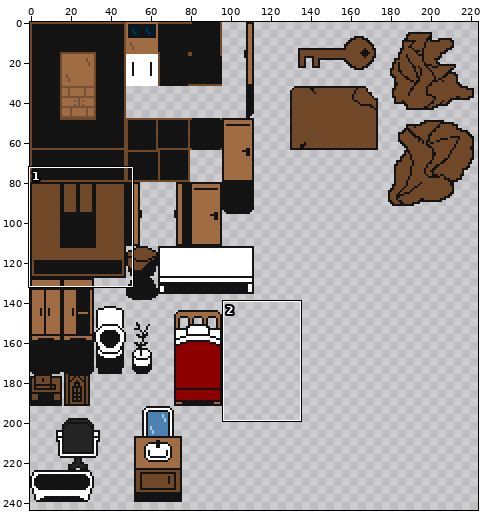
Edited in one commit: sprite sheet (assets/tilesets/tilemap_home.png). Above: a wide view before the commit, with the close-up outlined.
Close-up. First the earlier version:
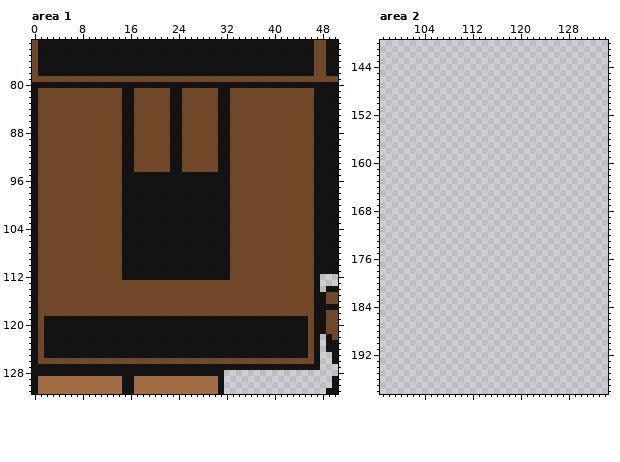
The file is 224x320 pixels. Shown: area 1: x 0..50, y 73..131; area 2: x 97..134, y 140..198. The wide view leaves out empty margins. The commit also changed other parts of the picture, which this record leaves out.
The result:
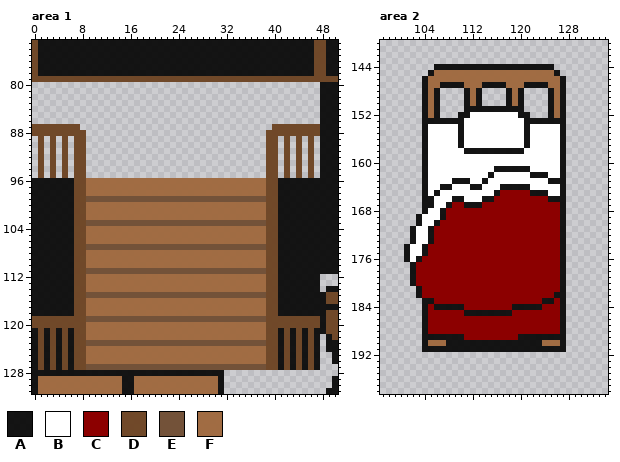
Palette (. is transparent): A #000000e6  B #ffffff  C #8c0000  D #6f4727fc  E #735239  F #a06b41fc
Changes in this commit:
Changed rows in their new state; - is an unchanged pixel.
Area 1:
first column x 0:
 80 ................................................
 81 ................................................
 82 ................................................
 83 ................................................
 84 ................................................
 85 ................................................
 86 ................................................
 87 D-------................................-------D
 88 D--------..............................--------D
 89 .-.-.-.--..............................--.-.-.-.
 90 .-.-.-.--..............................--.-.-.-.
 91 .-.-.-.--..............................--.-.-.-.
 92 .-.-.-.--..............................--.-.-.-.
 93 .-.-.-.--..............................--.-.-.-.
 94 .-.-.-.--..............................--.-.-.-.
 95 .-.-.-.--..............................--.-.-.-.
 96 -AAAAAA--FFFFFFFFFFFFFFFFFFFFFFFFFFFFFF--AAAAAA-
 97 -AAAAAA--FFFFFFFFFFFFFFFFFFFFFFFFFFFFFF--AAAAAA-
 98 -AAAAAA--FFFFFFFFFFFFFFFFFFFFFFFFFFFFFF--AAAAAA-
 99 -AAAAAA--EEEEEEEEEEEEEEEEEEEEEEEEEEEEEE--AAAAAA-
100 -AAAAAA--FFFFFFFFFFFFFFFFFFFFFFFFFFFFFF--AAAAAA-
101 -AAAAAA--FFFFFFFFFFFFFFFFFFFFFFFFFFFFFF--AAAAAA-
102 -AAAAAA--FFFFFFFFFFFFFFFFFFFFFFFFFFFFFF--AAAAAA-
103 -AAAAAA--EEEEEEEEEEEEEEEEEEEEEEEEEEEEEE--AAAAAA-
104 -AAAAAA--FFFFFFFFFFFFFFFFFFFFFFFFFFFFFF--AAAAAA-
105 -AAAAAA--FFFFFFFFFFFFFFFFFFFFFFFFFFFFFF--AAAAAA-
106 -AAAAAA--FFFFFFFFFFFFFFFFFFFFFFFFFFFFFF--AAAAAA-
107 -AAAAAA--EEEEEEEEEEEEEEEEEEEEEEEEEEEEEE--AAAAAA-
108 -AAAAAA--FFFFFFFFFFFFFFFFFFFFFFFFFFFFFF--AAAAAA-
109 -AAAAAA--FFFFFFFFFFFFFFFFFFFFFFFFFFFFFF--AAAAAA-
110 -AAAAAA--FFFFFFFFFFFFFFFFFFFFFFFFFFFFFF--AAAAAA-
111 -AAAAAA--EEEEEEEEEEEEEEEEEEEEEEEEEEEEEE--AAAAAA-
112 -AAAAAA--FFFFFFFFFFFFFFFFFFFFFFFFFFFFFF--AAAAAA-
113 -AAAAAA--FFFFFFFFFFFFFFFFFFFFFFFFFFFFFF--AAAAAA-
114 -AAAAAA--FFFFFFFFFFFFFFFFFFFFFFFFFFFFFF--AAAAAA-
115 -AAAAAA--EEEEEEEEEEEEEEEEEEEEEEEEEEEEEE--AAAAAA-
116 -AAAAAA--FFFFFFFFFFFFFFFFFFFFFFFFFFFFFF--AAAAAA-
117 -AAAAAA--FFFFFFFFFFFFFFFFFFFFFFFFFFFFFF--AAAAAA-
118 -AAAAAA--FFFFFFFFFFFFFFFFFFFFFFFFFFFFFF--AAAAAA-
119 D-DDDDDDDEEEEEEEEEEEEEEEEEEEEEEEEEEEEEEDDDDDDD-D
120 D-DDDDDDDFFFFFFFFFFFFFFFFFFFFFFFFFFFFFFDDDDDDD-D
121 ---D-D-DDFFFFFFFFFFFFFFFFFFFFFFFFFFFFFFDD-D-D---
122 ---D-D-DDFFFFFFFFFFFFFFFFFFFFFFFFFFFFFFDD-D-D---
123 ---D-D-DDEEEEEEEEEEEEEEEEEEEEEEEEEEEEEEDD-D-D---
124 ---D-D-DDFFFFFFFFFFFFFFFFFFFFFFFFFFFFFFDD-D-D---
125 ---D-D-DDFFFFFFFFFFFFFFFFFFFFFFFFFFFFFFDD-D-D---
126 --A-A-A--FFFFFFFFFFFFFFFFFFFFFFFFFFFFFF--A-A-A--
127 -D-D-D-DDEEEEEEEEEEEEEEEEEEEEEEEEEEEEEEDD-D-D-D-
Area 2:
first column x 101:
144 -----AAAAAAAAAAAAAAAAAAAA--
145 ----AFFFFFFFFFFFFFFFFFFFFA-
146 ---AFFFFFFFFFFFFFFFFFFFFFFA
147 ---AFFAAAAFFFAAAAFFFAAAAFFA
148 ---AFA----AFA----AFA----AFA
149 ---AFA----AFA----AFA----AFA
150 ---AFA----AFA----AFA----AFA
151 ---AFA----AAAAAAAAAA----AFA
152 ---AFA---AABBBBBBBBAA---AFA
153 ---AAAAAAABBBBBBBBBBAAAAAAA
154 ---ABBBBBABBBBBBBBBBABBBBBA
155 ---ABBBBBABBBBBBBBBBABBBBBA
156 ---ABBBBBABBBBBBBBBBABBBBBA
157 ---ABBBBBABBBBBBBBBBABBBBBA
158 ---ABBBBBBAAAAAAAAAABBBBBBA
159 ---ABBBBBBBBBBBBBBBBBBBBBBA
160 ---ABBBBBBBBBBBBBBBBBBBBBBA
161 ---ABBBBBBBBBBBAAAAAABBBBBA
162 ---ABBBBBBBBBBABBBBBBAAABBA
163 ---ABBBBAAABBABBBBBBBBBBAAA
164 ---ABBAABBBAABBBAAAAABBBBBA
165 ---ABABBBBBBBBBACCCCCAAABBA
166 ---AABBBAABBBAACCCCCCCCCAAA
167 ---AABBACCAAACCCCCCCCCCCCCA
168 ---ABBACCCCCCCCCCCCCCCCCCCA
169 --ABBBACCCCCCCCCCCCCCCCCCCA
170 --ABBACCCCCCCCCCCCCCCCCCCCA
171 -ABBACCCCCCCCCCCCCCCCCCCCCA
172 -ABBACCCCCCCCCCCCCCCCCCCCCA
173 -ABBACCCCCCCCCCCCCCCCCCCCCA
174 ABBACCCCCCCCCCCCCCCCCCCCCCA
175 ABBACCCCCCCCCCCCCCCCCCCCCCA
176 ABACCCCCCCCCCCCCCCCCCCCCCCA
177 -ACCCCCCCCCCCCCCCCCCCCCCCCA
178 -ACCCCCCCCCCCCCCCCCCCCCCCCA
179 -ACCCCCCCCCCCCCCCCCCCCCCCCA
180 -ACCCCCCCCCCCCCCCCCCCCCCCCA
181 --ACCCCCCCCCCCCCCCCCCCCCCCA
182 --ACCCCCCCCCCCCCCCCCCCCCCAA
183 ---AACCCCCCCCCCCCCCCCCCAACA
184 ---ACAAAAACCCCCCCCAAAAACCCA
185 ---ACCCCCCAAAAAAAACCCCCCCCA
186 ---ACCCCCCCCCCCCCCCCCCCCCCA
187 ---ACCCCCCCCCCCCCCCCCCCCCCA
188 ---ACCCCCCCCCCCCCCCCCCCCCCA
189 ---AAAAAAACCCCCCCCCAAAAAAAA
190 ---AFFFAAAAAAAAAAAAAAAAFFFA
191 ---AAAAAAAAAAAAAAAAAAAAAAAA
Pixel boxes of the changes (left, top, right, bottom) in both close-ups:
changed: (32, 82, 320, 370)
added: (404, 64, 566, 352)
